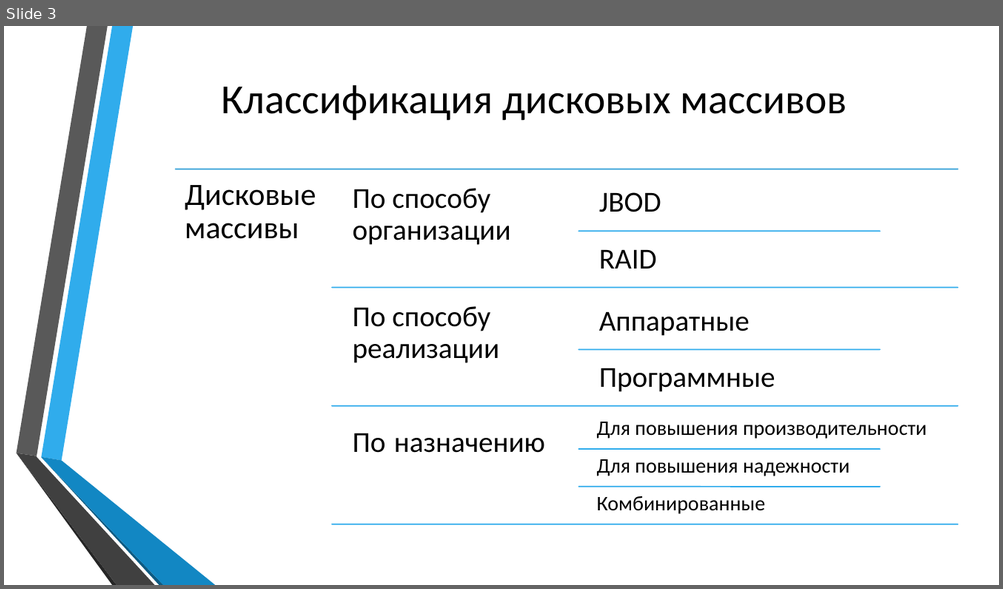
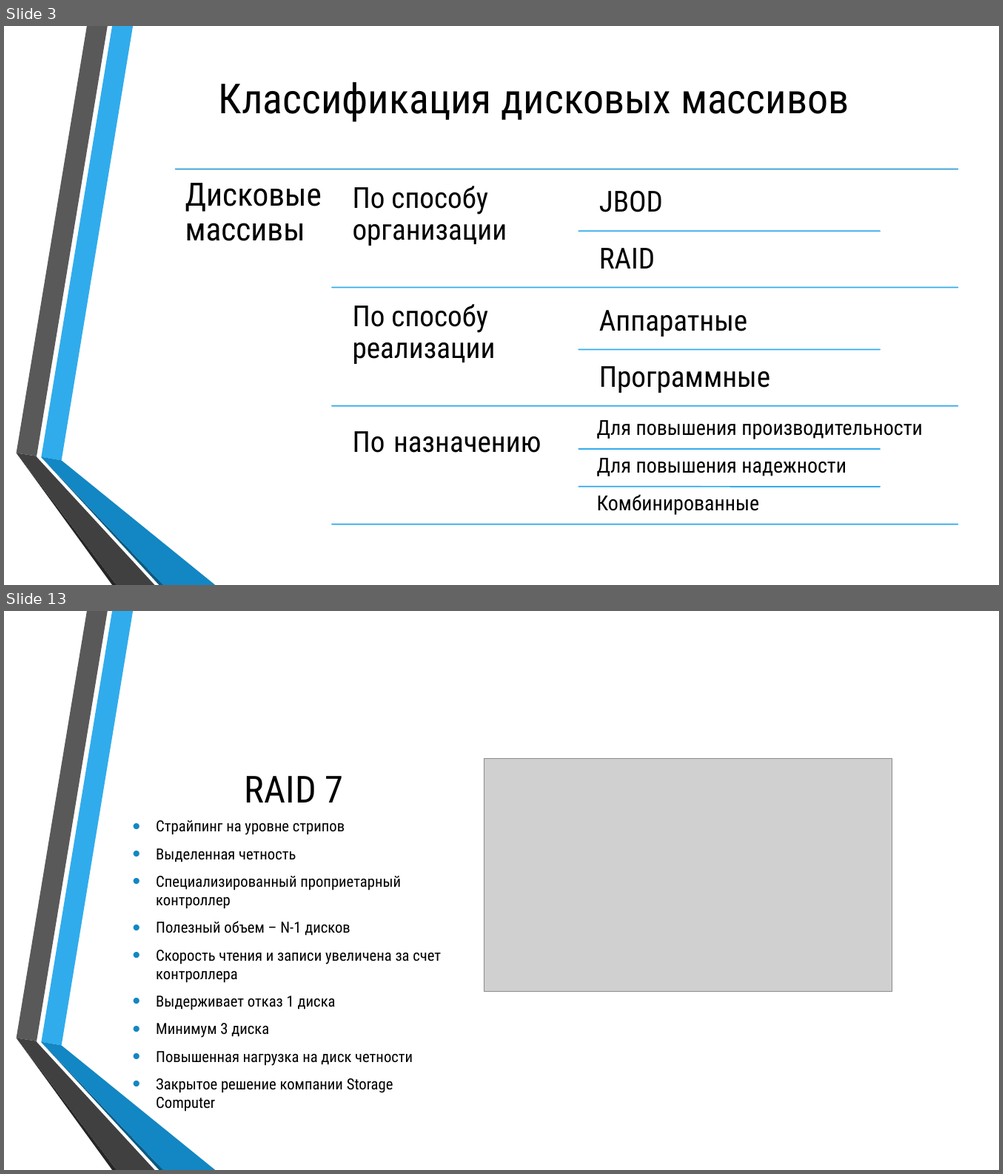
Before and after one commit to Silvarious9862/iiuvm, a slide deck: kr/250541_Бобрик_ВЮ_КР_ИиУВМ.pptx. Shown one above the other, each under a label of ours: slide 3 before the commit, slides 3 and 13 after it; the slides between them are not shown. The pictures are 1003x589 and 1003x1174 pixels, drawn with LibreOffice and Linux fonts; fonts in the diff are those of the drawing; grey boxes stand for pictures; background and template pictures are left out. Boxes give left, top, right and bottom in pixels: in the first picture for what was removed or moved away, otherwise in the second. Text is boxed around its words. In the diff, an @@ line names an element or a change of style, - is before the commit and + after.

```diff
--- a/kr/250541_Бобрик_ВЮ_КР_ИиУВМ.pptx
+++ b/kr/250541_Бобрик_ВЮ_КР_ИиУВМ.pptx
@@ slide 13 added at (4, 611, 999, 1170), background picture (left out); not listed: 6 template elements that a slide beside it also shows @@
@@ picture added at (484, 759, 892, 991) @@
@@ title added at (244, 776, 344, 803), 36 pt, text #000000 @@
+RAID 7
@@ text added at (156, 820, 441, 1112), 14.8 pt, text #000000 @@
+• Страйпинг на уровне стрипов
+• Выделенная четность
+• Специализированный проприетарный контроллер
+• Полезный объем – N-1 дисков
+• Скорость чтения и записи увеличена за счет контроллера
+• Выдерживает отказ 1 диска
+• Минимум 3 диска
+• Повышенная нагрузка на диск четности
+• Закрытое решение компании Storage Computer
@@ slide 3 changed as well @@
@@ text "Дисковые массивы" at (185, 183, 321, 241): size 30 to 31 pt, font Calibri to Roboto Condensed @@
@@ font Calibri to Roboto Condensed in 11 elements at (219, 82, 848, 122), (353, 186, 507, 246), (599, 190, 663, 212), (599, 248, 654, 269), (353, 304, 495, 364), (599, 310, 747, 337), (599, 366, 770, 393), (353, 432, 540, 453), (597, 420, 922, 440), (597, 458, 846, 477), (597, 494, 760, 515) @@
```
Also in this commit, not shown: 2 other slides changed, 20 other slides added, 1 slide removed, 17 other files.
